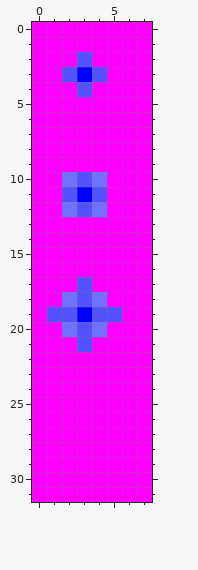
Edited in one commit: pixel-art sprite (gfx/animations/sparkle.png). Above is the file before it was changed.
The file is 8x32 pixels.
Once edited:
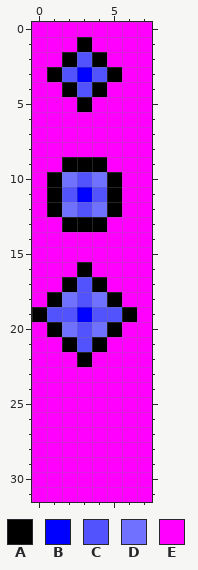
Palette (. is transparent): A #000000  B #0000ff  C #5353fd  D #7171ff  E #ff00ff
The author wrote: Put a border around the loot sparkle.png BLARRRR COLOR BLIND
The edit:
@@ x 0..7 @@
  0 EEEEEEEE
- 1 EEEEEEEE
- 2 EEECEEEE
- 3 EECBCEEE
- 4 EEECEEEE
- 5 EEEEEEEE
+ 1 EEEAEEEE
+ 2 EEACAEEE
+ 3 EACBCAEE
+ 4 EEACAEEE
+ 5 EEEAEEEE
  6 EEEEEEEE
@@ x 0..7 @@
  8 EEEEEEEE
- 9 EEEEEEEE
-10 EEDCDEEE
-11 EECBCEEE
-12 EEDCDEEE
-13 EEEEEEEE
+ 9 EEAAAEEE
+10 EADCDAEE
+11 EACBCAEE
+12 EADCDAEE
+13 EEAAAEEE
 14 EEEEEEEE
 15 EEEEEEEE
-16 EEEEEEEE
-17 EEECEEEE
-18 EEDCDEEE
-19 ECCBCCEE
-20 EEDCDEEE
-21 EEECEEEE
-22 EEEEEEEE
+16 EEEAEEEE
+17 EEACAEEE
+18 EADCDAEE
+19 ACCBCCAE
+20 EADCDAEE
+21 EEACAEEE
+22 EEEAEEEE
 23 EEEEEEEE
